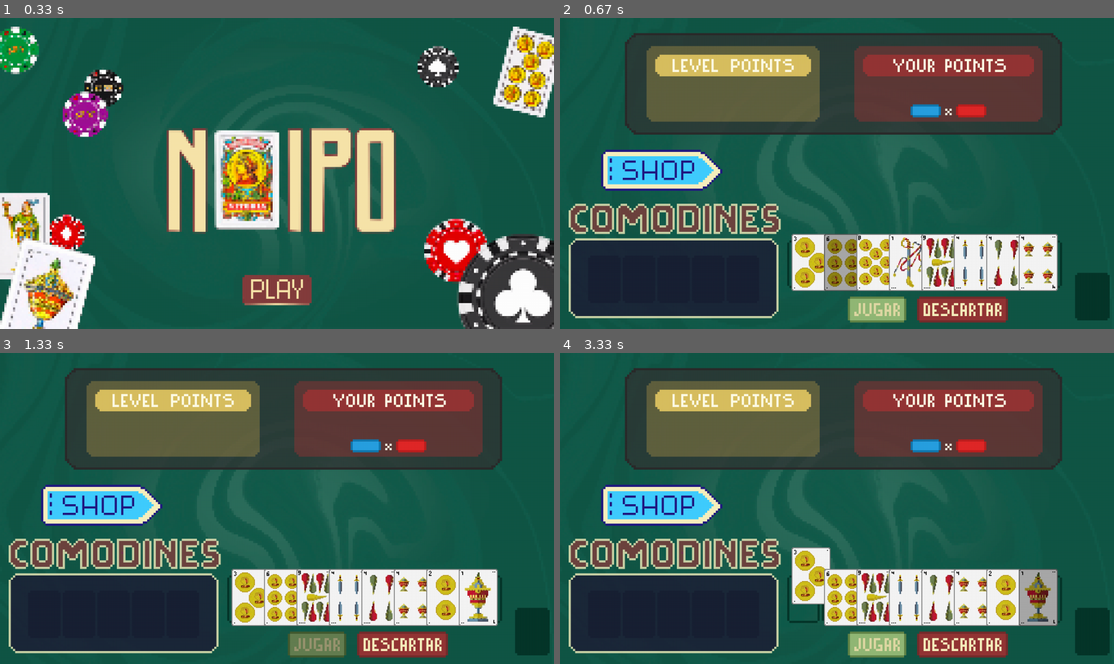
Above: before the commit, frames 1-4 (two rows, left to right).
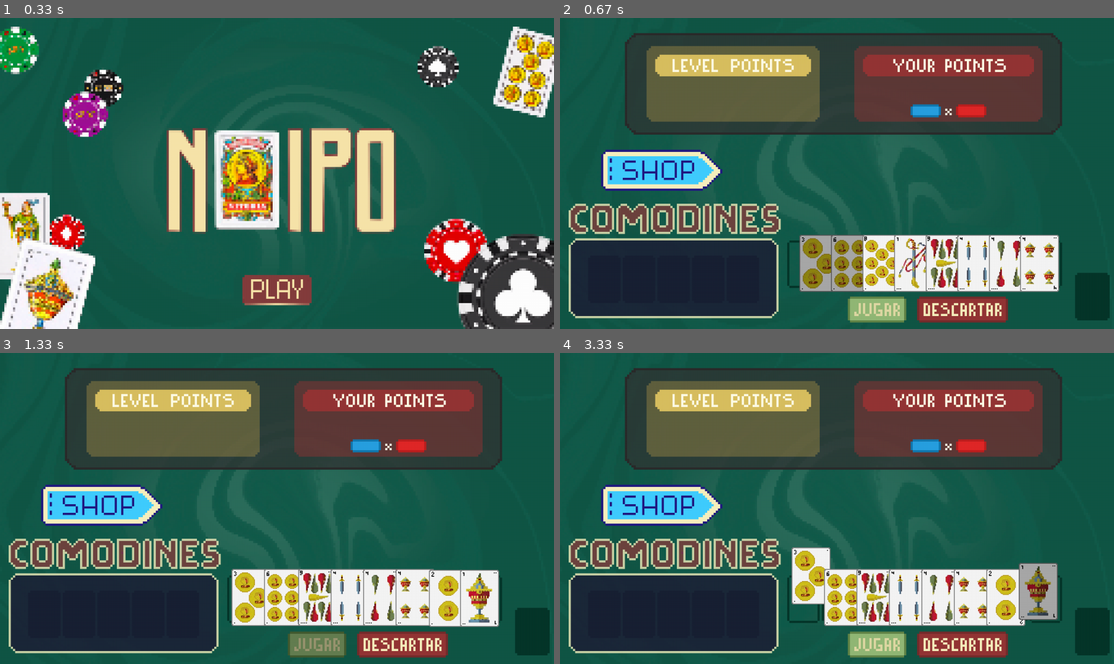
Above: after the commit, the same moments.

Repository: Hsandin7/Practica-TPA
Game: pygame game, started from main.py
The game is run twice, just before and just after one commit, with the same random seed, the same clock (stepped at 60 frames per second) and the same inputs.
Inputs (mouse positions are in pixels of both pictures, inside the frame that each line leads up to):
- Up to frame 1 (0.33 s): no input
- Up to frame 2 (0.67 s): click (837, 288) at 0.38 s
- Up to frame 3 (1.33 s): click (332, 576) at 0.72 s; click (315, 645) at 1.05 s
- Up to frame 4 (3.33 s): click (1041, 617) at 1.38 s; click (637, 499) at 1.72 s; click (809, 589) at 2.05 s; click (820, 455) at 2.38 s; click (1030, 589) at 3.22 s

Frame 1 is identical in both runs. In frame 2, 5.6% of the frame differs, in the area x 41-91%, y 69-89%; in frame 3, 2.7%; in frame 4, 0.8%.

Commit message:
Añadido animaciones a las cartas y adaptado clase botón

Diff:
--- a/Clases/boton.py
+++ b/Clases/boton.py
@@ -1,10 +1,11 @@
 import pygame
 
 class Boton:
-    def __init__(self, ruta_imagen, posicion, sonido = "Sonidos/Sonido_Boton.mp3"):
-        self._posicion = posicion
+    def __init__(self, ruta_imagen, posx, posy, sonido = "Sonidos/Sonido_Boton.mp3"):
+        self.x = posx
+        self.y = posy
         self.imagen_original = pygame.image.load(ruta_imagen).convert_alpha()   # Carga la imagen
-        self.rect = self.imagen_original.get_rect(topleft=self._posicion)             # Crea el rect correspondiente
+        self.rect = self.imagen_original.get_rect(topleft=(self.x,self.y))             # Crea el rect correspondiente
         self._sonido_click = pygame.mixer.Sound(sonido)
 
         # Crea una versión oscurecida de la imagen, usando multiplicación RGBA
@@ -14,17 +15,18 @@
         self.imagen_hover.blit(oscuridad, (0, 0), special_flags=pygame.BLEND_RGBA_MULT)
 
     def asignar_posicion(self, posx, posy):     # Asigna la posición de la imagen
-        self._posicion = (posx, posy)
-        self.rect.topleft = self._posicion
+        self.x = posx
+        self.y = posy
+        self.rect.topleft = (self.x,self.y)
 
     def dibujar(self, screen):
         mouse_pos = pygame.mouse.get_pos()
 
         if self.rect.collidepoint(mouse_pos):           # Detectar si el ratón está encima
-            screen.blit(self.imagen_original, self._posicion)
-            screen.blit(self.imagen_hover, self._posicion)
+            screen.blit(self.imagen_original, (self.x, self.y))
+            screen.blit(self.imagen_hover, (self.x, self.y))
         else:
-            screen.blit(self.imagen_original, self._posicion)
+            screen.blit(self.imagen_original, (self.x, self.y))
 
     def detectar_click(self, eventos):
         mouse_pos = pygame.mouse.get_pos()
--- a/Clases/carta.py
+++ b/Clases/carta.py
@@ -5,9 +5,12 @@
     VALORES = list(range(1,13))
 
     def __init__(self, valor, palo):
-        super().__init__(f"Graficos/cartas/{valor}{palo}.png", (0,0), "Sonidos/Sonido_Seleccionar_Cartas.mp3")
+        super().__init__(f"Graficos/cartas/{valor}{palo}.png", 1200, 600, "Sonidos/Sonido_Seleccionar_Cartas.mp3")
         self._valor = valor
         self._palo = palo
+        self.x_final = self.x
+        self.y_final = self.y
+        self.velocidad = 0.2
         self.seleccionada = False
 
     @property
@@ -17,6 +20,17 @@
     @property
     def palo(self):
         return self._palo
+
+    def mover_hacia_destino(self):
+        x = self.x
+        y = self.y
+        x += (self.x_final - self.x) * self.velocidad
+        y += (self.y_final - self.y) * self.velocidad
+        super().asignar_posicion(x, y)
+
+    def dibujar(self, screen):
+        self.mover_hacia_destino()
+        super().dibujar(screen)
 
     def detectar_seleccion(self, eventos):
         if self.detectar_click(eventos):
--- a/Clases/juego.py
+++ b/Clases/juego.py
@@ -23,15 +23,15 @@
 
     def cargar_botones(self):
         return {
-            "play": Boton("Graficos/Botones/Boton_Play.png", (560, 595)),
+            "play": Boton("Graficos/Botones/Boton_Play.png", 560, 595),
 
-            "continuar": Boton("Graficos/Botones/Boton_Continuar.png", (self.screen_width/2 - 350/2, 25)),
-            "controles": Boton("Graficos/Botones/Boton_Controles.png", (self.screen_width/2 - 350/2, 165)),
-            "salir": Boton("Graficos/Botones/Boton_Salir.png", (self.screen_width/2 - 350/2, 305)),
+            "continuar": Boton("Graficos/Botones/Boton_Continuar.png", self.screen_width/2 - 350/2, 25),
+            "controles": Boton("Graficos/Botones/Boton_Controles.png", self.screen_width/2 - 350/2, 165),
+            "salir": Boton("Graficos/Botones/Boton_Salir.png", self.screen_width/2 - 350/2, 305),
 
-            "shop": Boton("Graficos/Botones/Boton_Shop.png", (95, 305)),
-            "jugar": Boton("Graficos/Botones/Boton_Jugar.png", (665, 645)),
-            "descartar": Boton("Graficos/Botones/Boton_Descartar.png", (825, 645))
+            "shop": Boton("Graficos/Botones/Boton_Shop.png", 95, 305),
+            "jugar": Boton("Graficos/Botones/Boton_Jugar.png", 665, 645),
+            "descartar": Boton("Graficos/Botones/Boton_Descartar.png", 825, 645)
         }
 
 
--- a/Clases/jugador.py
+++ b/Clases/jugador.py
@@ -14,16 +14,18 @@
         pass
 
     def mostrar_mano(self, screen):
-        pos_inicial_x = 535
-        indice = 0
+        pos_x = 535
         for carta in self._mano:
+            carta.x_final = pos_x
             if carta.seleccionada:
-                carta.asignar_posicion(pos_inicial_x + indice*75, 450)
+                carta.y_final = 450
+                #carta.asignar_posicion(pos_x, 450)
             else:
-                carta.asignar_posicion(pos_inicial_x + indice*75, 500)
+                carta.y_final = 500
+                #carta.asignar_posicion(pos_x, 500)
             carta.dibujar(screen)
 
-            indice += 1
+            pos_x += 75
 
     def actualizar(self, eventos):
         for carta in self._mano:
